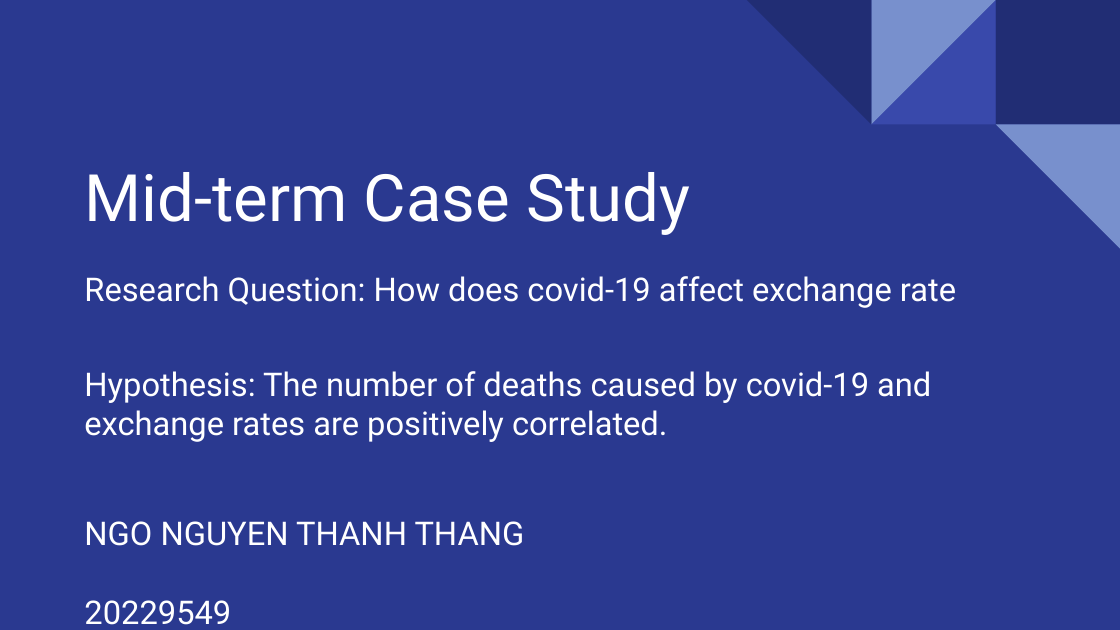
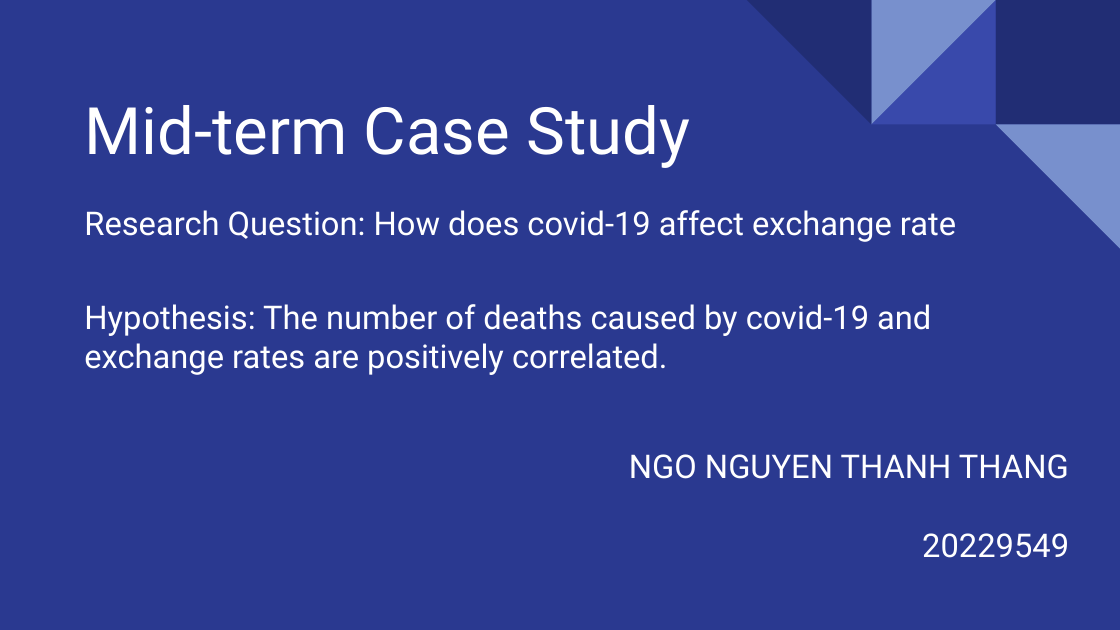
Before and after one commit to Thang20229549/data-science-mid-term, a slide deck: slide 1 of data science mid term project.pptx. Drawn at 1120x630 pixels with LibreOffice and Linux fonts; fonts in the diff are those of the drawing. Boxes give left, top, right and bottom in pixels: in the first picture for what was removed or moved away, otherwise in the second. Text is boxed around its words. In the diff, an @@ line names an element or a change of style, - is before the commit and + after.

```diff
--- a/data science mid term project.pptx
+++ b/data science mid term project.pptx
@@ 2 subtitles, 1 title moved together from (x1=84, y1=172, x2=956, y2=442) to (x1=84, y1=105, x2=956, y2=375) @@
@@ subtitle "NGO NGUYEN THANH THANG" moved from (x1=84, y1=521, x2=525, y2=625) to (x1=629, y1=454, x2=1069, y2=558) @@
@@ subtitle "NGO NGUYEN THANH THANG" at (x1=629, y1=454, x2=1069, y2=558): alignment left to right @@
```
Also in this commit, not shown: 5 other slides changed, 4 slides added.
